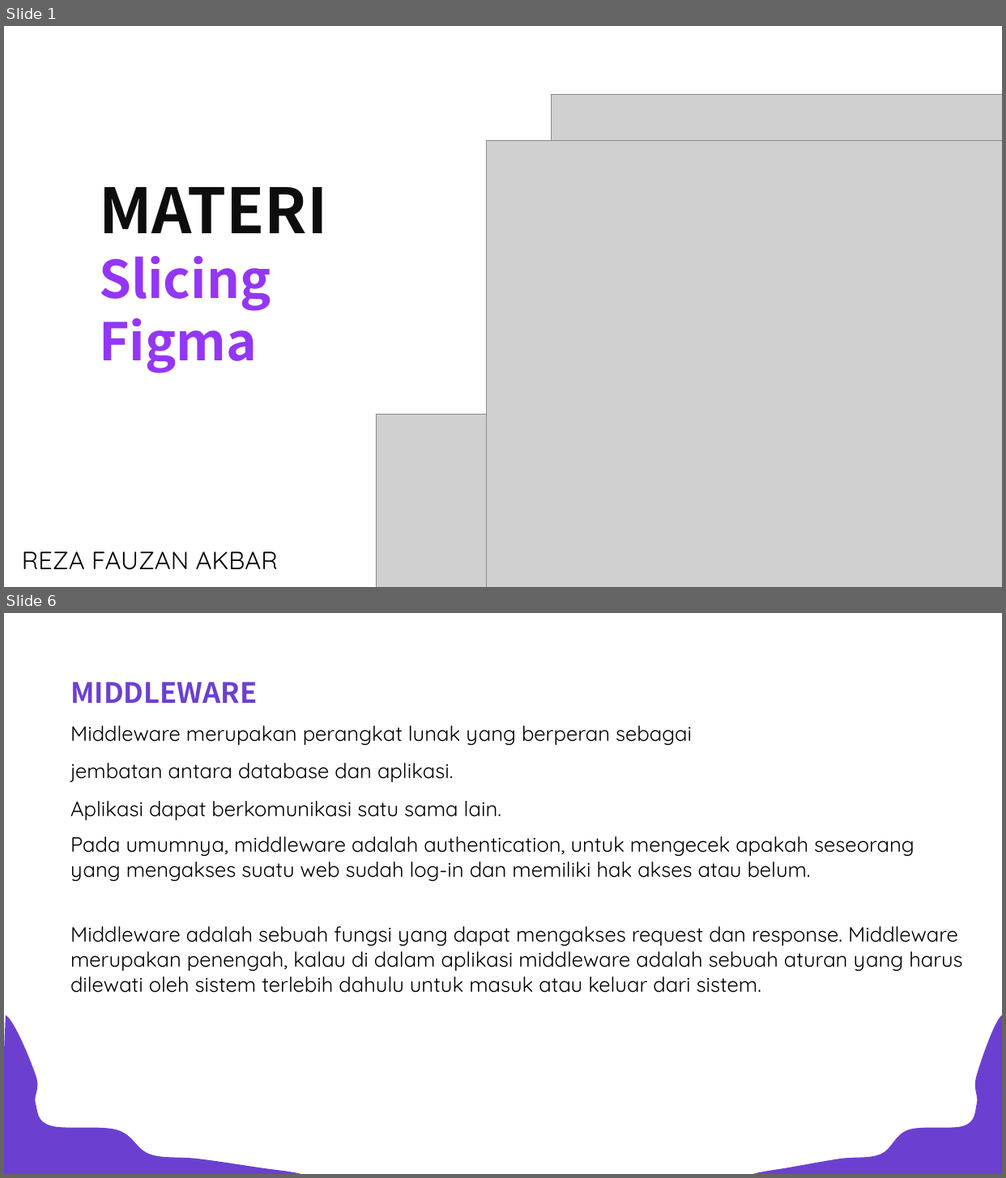
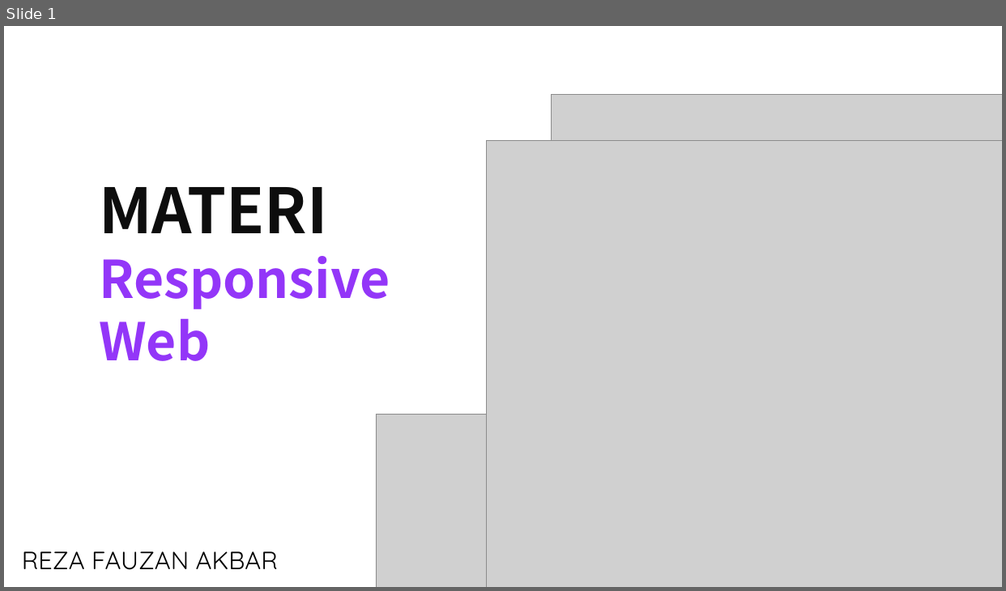
Before and after one commit to rezafauzanakbar/slicing_food_recipes, a slide deck: objective.pptx. Shown one above the other, each under a label of ours: slides 1 and 6 before the commit, slide 1 after it; the slides between them are not shown. The pictures are 1006x1178 and 1006x591 pixels, drawn with LibreOffice and Linux fonts; fonts in the diff are those of the drawing; grey boxes stand for pictures. Boxes give left, top, right and bottom in pixels: in the first picture for what was removed or moved away, otherwise in the second. Text is boxed around its words. In the diff, an @@ line names an element or a change of style, - is before the commit and + after.

```diff
--- a/objective.pptx
+++ b/objective.pptx
@@ slide 6 removed at (4, 613, 1002, 1174), background #FFFFFF @@
@@ text removed at (70, 682, 258, 703) @@
-MIDDLEWARE
@@ text removed at (70, 726, 692, 782) @@
-Middleware merupakan perangkat lunak yang berperan sebagai jembatan antara database dan aplikasi.
@@ text removed at (70, 801, 501, 820) @@
-Aplikasi dapat berkomunikasi satu sama lain.
@@ text removed at (70, 837, 914, 881) @@
-Pada umumnya, middleware adalah authentication, untuk mengecek apakah seseorang yang mengakses suatu web sudah log-in dan memiliki hak akses atau belum.
@@ text removed at (70, 926, 962, 993) @@
-Middleware adalah sebuah fungsi yang dapat mengakses request dan response. Middleware merupakan penengah, kalau di dalam aplikasi middleware adalah sebuah aturan yang harus dilewati oleh sistem terlebih dahulu untuk masuk atau keluar dari sistem.
@@ freeform shape removed at (4, 1016, 301, 1174) @@
@@ freeform shape removed at (753, 1016, 1002, 1174) @@
@@ slide 1 changed as well @@
@@ text at (99, 256, 390, 361): text changed @@
-Slicing
-Figma
+Responsive
+Web
```
Also in this commit, not shown: 8 slides added, 7 other slides removed, 12 other files.
